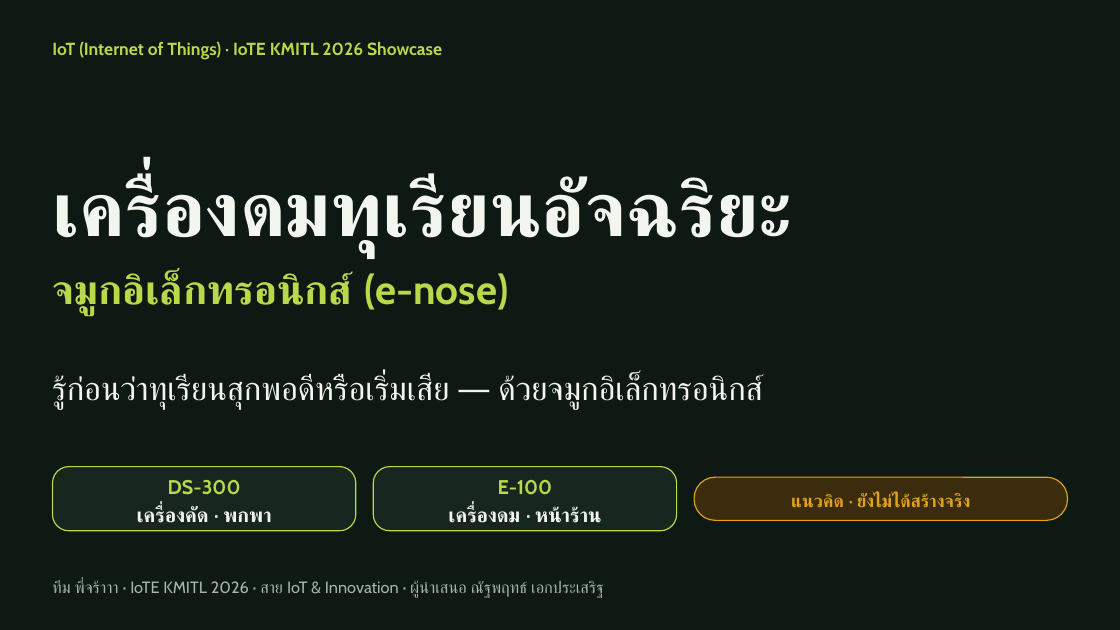
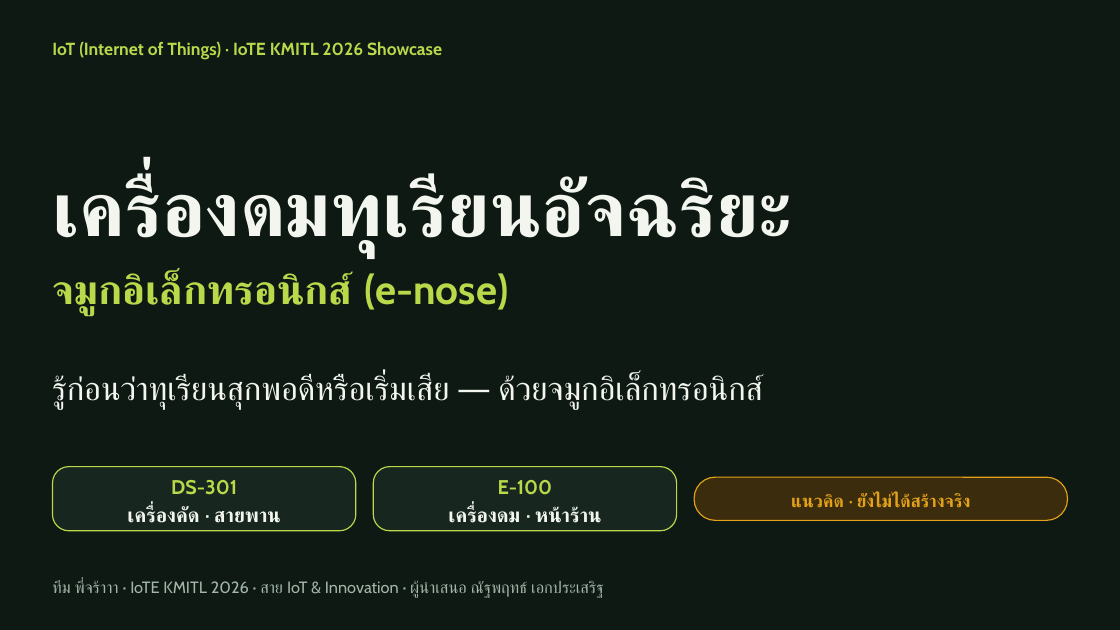
Before and after one commit to moolek02/e-nose-hub, a slide deck: slide 1 of docs/e-nose-pitch-deck-v2.pptx. Drawn at 1120x630 pixels with LibreOffice and Linux fonts; fonts in the diff are those of the drawing. Boxes give left, top, right and bottom in pixels: in the first picture for what was removed or moved away, otherwise in the second. Text is boxed around its words. In the diff, an @@ line names an element or a change of style, - is before the commit and + after.

```diff
--- a/docs/e-nose-pitch-deck-v2.pptx
+++ b/docs/e-nose-pitch-deck-v2.pptx
@@ text at box(127, 480, 281, 523): text changed @@
-DS-300
-เครื่องคัด · พกพา
+DS-301
+เครื่องคัด · สายพาน
```
Also in this commit, not shown: 10 other slides changed, 4 other files.
